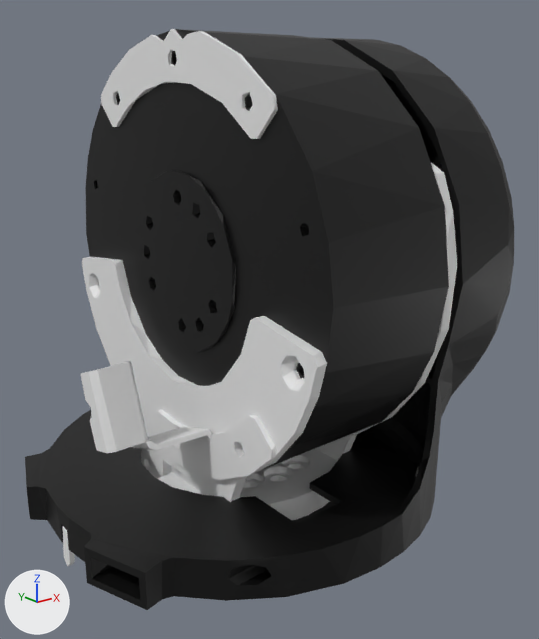
The COLLADA model meshes/arm/v10/visual/link1.dae, before and after one commit.
One viewpoint serves both versions: a 50 mm camera at (-0.1265, -0.172, 0.1274) aimed at (0.0046, -0.0081, 0.0619). The axes (+X, +Y, +Z) are drawn at lower left. The lights are the same throughout. The older version comes first.

In view in the first picture: 'link1'.
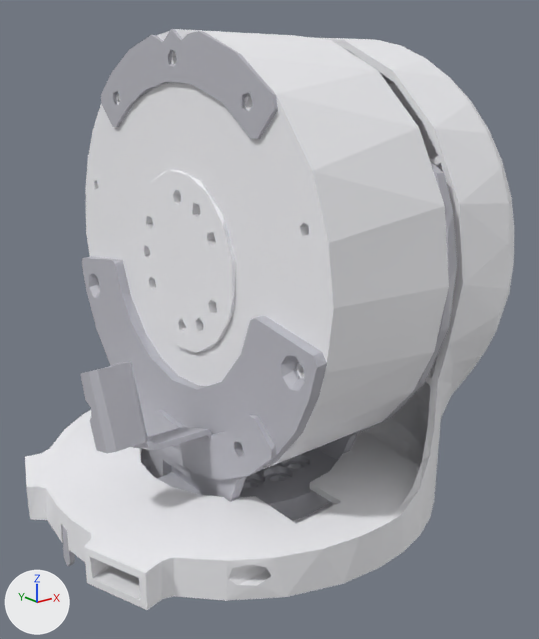
Location of each change, [x1, y1, x2, y2] in pixels of the pictures (539 x 639 px):
```json
{"object": "link1", "change": "recoloured", "before": [25, 29, 514, 610], "after": [25, 29, 514, 610], "on screen": "black to light grey"}
```

The change, as JSON lines over the scene's bpy script:
```json
{"op": "set", "path": "mat_材质_002.base_color", "old": "(0.8, 0.8, 0.8)", "new": "(0.5, 0.5, 0.55)", "note": "white #e7e7e7 -> light grey #bcbcc4"}
{"op": "set", "path": "mat_材质_003.base_color", "old": "(0.0, 0.0, 0.0)", "new": "(0.92, 0.92, 0.95)", "note": "black #000000 -> white #f6f6f9"}
```
